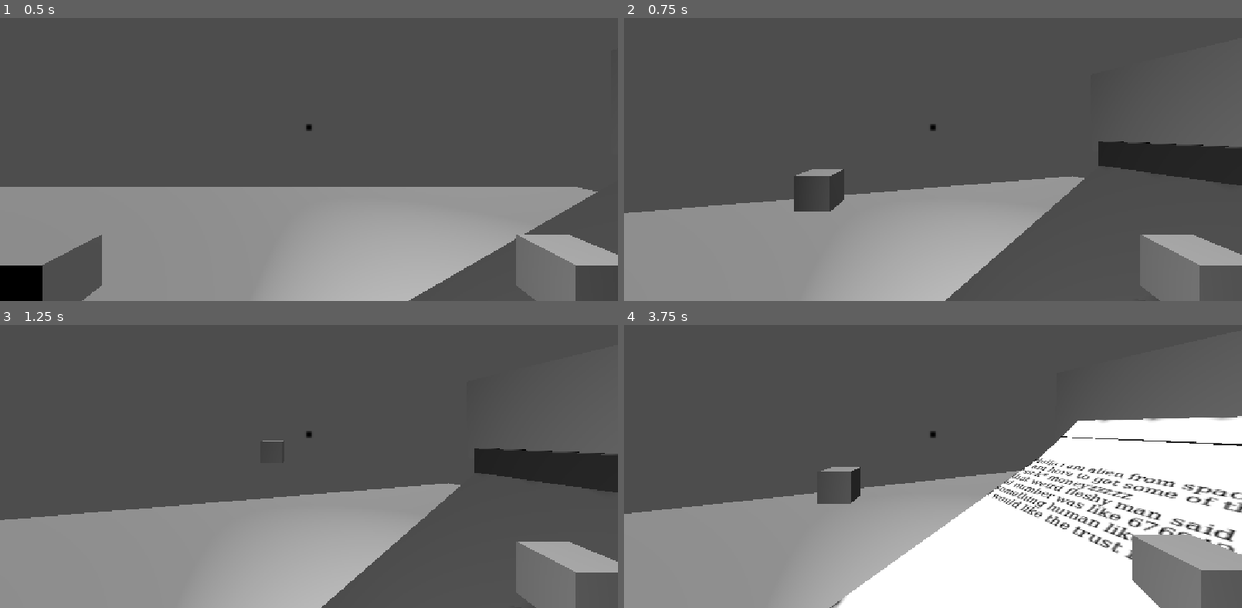
Above: before the commit, frames 1-4 (two rows, left to right).
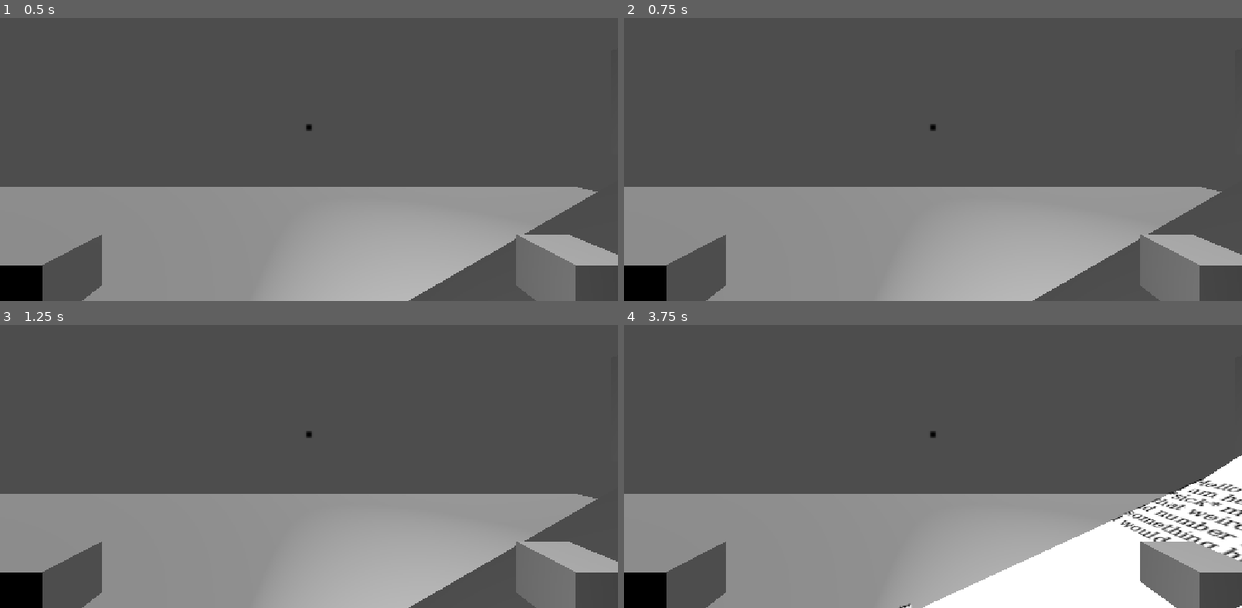
Above: after the commit, the same moments.

Repository: KnownLedge/Trust-Fund-No-One
Game: Godot game, scene res://Scenes/Locations/TestPhoneCallRoom.tscn
Two runs of this game, one before a commit and one after it. Both use one fixed random seed, a clock stepped at 60 frames per second and the inputs below. This scene is started directly instead of the project's main scene. The engine's default icon, where the game draws it, is replaced by a stand-in: a white triangle on a blue panel in a dark square. Sound files missing from this copy of the repository are replaced by a short silence.
Inputs (mouse positions are in pixels of both pictures, inside the frame that each line leads up to):
- Up to frame 1 (0.5 s): no input
- Up to frame 2 (0.75 s): tap Enter at 0.5 s; move the mouse to (963, 125) at 0.52 s; press the mouse at (963, 125) at 0.53 s; hold E (RightDrop) from 0.53 s (still down)
- Up to frame 3 (1.25 s): keep holding E (RightDrop)
- Up to frame 4 (3.75 s): move the mouse to (902, 435) at 1.27 s; release E (RightDrop) at 1.28 s; release the mouse at (902, 435) at 1.28 s; hold Q (LeftDrop) 1.28-2.03 s; click (902, 435) at 1.35 s; move the mouse to (945, 429) at 2.02 s; press the mouse at (945, 429) at 2.03 s; hold E (RightDrop) 2.03-3.53 s; tap 1 (NumpadOne) at 2.1 s; move the mouse to (926, 441) at 2.77 s; release the mouse at (926, 441) at 2.78 s; tap 3 (NumpadThree) at 2.85 s; click (926, 441) at 3.05 s; move the mouse to (976, 438) at 3.52 s; press the mouse at (976, 438) at 3.53 s; hold Q (LeftDrop) from 3.53 s (still down); tap 2 (NumpadTwo) at 3.6 s

Frame 1 is identical in both runs. In frame 2, 17% of the frame differs, in the area x 0-100%, y 43-100%; in frame 3, 16%; in frame 4, 26%, in the area x 0-100%, y 32-100%.
Error after the commit: Parse Error: Expected indented block after "if" block. (res://Scripts/NodeScripts/player_controller.gd:116)

Commit message:
client fix and wip computer stuff

Diff:
--- a/trust-fund-no-one/Resources/PhoneCalls/Set 4/Smart Client 1.tres
+++ b/trust-fund-no-one/Resources/PhoneCalls/Set 4/Smart Client 1.tres
@@ -1,11 +1,11 @@
 [gd_resource type="Resource" script_class="CallerResource" format=3 uid="uid://dvqjm31fhrnc2"]
 
 [ext_resource type="Script" uid="uid://iisnyx451jvh" path="res://CallResource.gd" id="1_4n4x3"]
-[ext_resource type="AudioStream" uid="uid://0mpdhd2p8a6t" path="res://Sounds/Call Set 4/smart client2.mp3" id="1_slhuc"]
+[ext_resource type="AudioStream" uid="uid://blfvvugdgefbo" path="res://Sounds/Call Set 4/smart client1.mp3" id="1_slhuc"]
 
 [resource]
 script = ExtResource("1_4n4x3")
 is_scam = true
 audio_track = ExtResource("1_slhuc")
-call_translation = "Hey. So you may have heard of me. They call me a wizard out there. In this acute hexahedron? I am simply but a choleric disciple, PREPARED to perpetuate the cycle of capitalism under the rule of the totalitarian leaders. Life is hard. I understand. As someone living in my patriarch's understructure, life truly can get hard. However! Fret not. I am here and willing to make a communion. Prepare yourself. 345897. I will be thanking you shortly."
+call_translation = "Greetings legal entity. On behalf of yours truly, I would like to inquire upon a transfer of funds to the account: 348957. Recognize that this is an opportunity to invest into me, and become a stakeholder in the future of the younger generation, me. My reputation of an intergalactic wunderkind should be all you need to authenticate my assertions of godhood and supreme genius. Merci and goodbye."
 metadata/_custom_type_script = "uid://iisnyx451jvh"
--- a/trust-fund-no-one/Resources/PhoneCalls/Set 5/Sound Client 3.tres
+++ b/trust-fund-no-one/Resources/PhoneCalls/Set 5/Sound Client 3.tres
@@ -9,5 +9,5 @@
 audio_track = ExtResource("1_pogfe")
 call_translation = "Hey kids! Are you all sat and ready for bee time? [Yes Mary I am ecstatic for bee time. Hooray.] No …(304 unchanged characters)…
 Thats right! Bark bark bark! [Predictable answer Mary but thank you for confirming my answer.] Now. What sound does a c …(181 unchanged characters)…
-[HIV-EE is upset :( ]"
+[HAI-VEE is upset :( ]"
 metadata/_custom_type_script = "uid://iisnyx451jvh"
--- /dev/null
+++ b/trust-fund-no-one/Scenes/Locations/ashsweiiiirdscene.tscn
@@ -0,0 +1,298 @@
+[gd_scene format=3 uid="uid://ihvl7w88534r"]
+
+[ext_resource type="Texture2D" uid="uid://d4cps7mix0rlu" path="res://Textures/Screenshot 2026-08-25 170607.png" id="1_frj2h"]
+[ext_resource type="Texture2D" uid="uid://bsvj450eefa3g" path="res://Textures/Screenshot 2026-08-25 170601.png" id="2_vrsvn"]
+[ext_resource type="Texture2D" uid="uid://yfw4wffbv20s" path="res://Textures/Screenshot 2026-08-25 171306.png" id="3_ohrjv"]
+[ext_resource type="Material" uid="uid://b7weoik8m3qbh" path="res://Materials and Shaders/tst.tres" id="4_ro1cs"]
+[ext_resource type="PackedScene" uid="uid://vmqxnv0c720m" path="res://Scenes/Objects/translation_paper.tscn" id="5_ikccc"]
+[ext_resource type="Texture2D" uid="uid://cyhokadd7q87v" path="res://Textures/Screenshot 2026-08-25 171051.png" id="6_f80he"]
+[ext_resource type="Texture2D" uid="uid://dl1fqv48cfgwx" path="res://Textures/Screenshot 2026-08-25 173446.png" id="7_64u0k"]
+[ext_resource type="Texture2D" uid="uid://dijvxkpob8riw" path="res://Textures/Screenshot 2026-08-25 171805.png" id="11_ljlts"]
+[ext_resource type="Texture2D" uid="uid://dhx0vvcp6ehj1" path="res://Textures/Screenshot 2026-08-25 174720.png" id="12_5gni6"]
+[ext_resource type="Texture2D" uid="uid://c04bmrg2jhrtb" path="res://Textures/Screenshot 2026-08-25 171815.png" id="13_wshv8"]
+[ext_resource type="Texture2D" uid="uid://djc2aqjjr3nip" path="res://Textures/Screenshot 2026-08-25 172656.png" id="14_aj1si"]
+[ext_resource type="PackedScene" uid="uid://c1ust8j1ie07b" path="res://Temp Models n stuff/office_phone.glb" id="15_ljs4h"]
+[ext_resource type="PackedScene" uid="uid://gi5tk2ddbohy" path="res://Temp Models n stuff/CoffeeMug.FBX" id="16_0yra7"]
+[ext_resource type="PackedScene" uid="uid://b0wh5tmvl2gag" path="res://Temp Models n stuff/stationery_pencil_pen_and_eraser_lowpoly.glb" id="17_q2l2p"]
+[ext_resource type="PackedScene" uid="uid://b63s8ka8621l1" path="res://Temp Models n stuff/clipboard.glb" id="18_6468x"]
+[ext_resource type="PackedScene" uid="uid://bg3e8esngweea" path="res://Scenes/Puter/Computer_Interface.tscn" id="18_enh7k"]
+[ext_resource type="PackedScene" uid="uid://cjqknrm44s7ks" path="res://Temp Models n stuff/folder.glb" id="19_2bgj3"]
+[ext_resource type="PackedScene" uid="uid://yj4baxphh5o1" path="res://Scenes/Objects/player_character.tscn" id="20_vrsvn"]
+
+[sub_resource type="StandardMaterial3D" id="StandardMaterial3D_a4bhe"]
+albedo_color = Color(0, 0, 0, 1)
+
+[sub_resource type="StandardMaterial3D" id="StandardMaterial3D_d6mcn"]
+albedo_texture = ExtResource("1_frj2h")
+
+[sub_resource type="StandardMaterial3D" id="StandardMaterial3D_prhs4"]
+albedo_texture = ExtResource("1_frj2h")
+
+[sub_resource type="StandardMaterial3D" id="StandardMaterial3D_qjjbk"]
+albedo_texture = ExtResource("2_vrsvn")
+texture_filter = 1
+
+[sub_resource type="StandardMaterial3D" id="StandardMaterial3D_0a2g1"]
+albedo_texture = ExtResource("3_ohrjv")
+texture_filter = 0
+
+[sub_resource type="StandardMaterial3D" id="StandardMaterial3D_qkhwe"]
+albedo_color = Color(0.8921876, 0.85675514, 0.25807846, 1)
+
+[sub_resource type="StandardMaterial3D" id="StandardMaterial3D_j2e8j"]
+albedo_texture = ExtResource("6_f80he")
+texture_filter = 0
+
+[sub_resource type="StandardMaterial3D" id="StandardMaterial3D_hu8ge"]
+albedo_texture = ExtResource("7_64u0k")
+texture_filter = 0
+
+[sub_resource type="StandardMaterial3D" id="StandardMaterial3D_bg4tg"]
+albedo_color = Color(0, 0, 0, 1)
+
+[sub_resource type="StandardMaterial3D" id="StandardMaterial3D_itf3o"]
+diffuse_mode = 3
+albedo_color = Color(0, 1, 0, 1)
+
+[sub_resource type="StandardMaterial3D" id="StandardMaterial3D_n4juv"]
+diffuse_mode = 3
+albedo_color = Color(1, 0, 0, 1)
+
+[sub_resource type="PlaneMesh" id="PlaneMesh_hu8ge"]
+
+[sub_resource type="StandardMaterial3D" id="StandardMaterial3D_0plpp"]
+albedo_texture = ExtResource("11_ljlts")
+texture_filter = 0
+
+[sub_resource type="StandardMaterial3D" id="StandardMaterial3D_4i5wj"]
+albedo_color = Color(0.41981313, 0.41981313, 0.4198131, 0.32941177)
+albedo_texture = ExtResource("12_5gni6")
+
+[sub_resource type="StandardMaterial3D" id="StandardMaterial3D_k3c0s"]
+albedo_texture = ExtResource("13_wshv8")
+texture_filter = 0
+
+[sub_resource type="StandardMaterial3D" id="StandardMaterial3D_lotfu"]
+albedo_texture = ExtResource("14_aj1si")
+texture_filter = 0
+
+[sub_resource type="PlaneMesh" id="PlaneMesh_5r2mg"]
+size = Vector2(4.5, 3)
+orientation = 2
+
+[sub_resource type="ViewportTexture" id="ViewportTexture_guw8h"]
+viewport_path = NodePath("MeshInstance3D/SubViewport")
+
+[sub_resource type="StandardMaterial3D" id="StandardMaterial3D_75onw"]
+resource_local_to_scene = true
+transparency = 1
+no_depth_test = true
+shading_mode = 0
+albedo_texture = SubResource("ViewportTexture_guw8h")
+
+[sub_resource type="BoxShape3D" id="BoxShape3D_5r2mg"]
+size = Vector3(4.604, 2.86, 0.01)
+
+[node name="Node3D" type="Node3D" unique_id=473979185]
+
+[node name="Level" type="Node3D" parent="." unique_id=1650218669]
+
+[node name="CSGBox3D" type="CSGBox3D" parent="Level" unique_id=654583343]
+transform = Transform3D(9.473888, 0, 0, 0, 1, 0, 0, 0, -36.835938, -170.30547, 0, -315.09198)
+size = Vector3(909.9895, 1, 681.07385)
+material = SubResource("StandardMaterial3D_a4bhe")
+
+[node name="CSGBox3D2" type="CSGBox3D" parent="Level" unique_id=497391482]
+transform = Transform3D(1, 0, 0, 0, 1, 0, 0, 0, 1, -3.2651367, 4.5781116, -2.3743286)
+size = Vector3(0.46972656, 7.924103, 11.804077)
+material = SubResource("StandardMaterial3D_d6mcn")
+
+[node name="CSGBox3D12" type="CSGBox3D" parent="Level" unique_id=728553039]
+transform = Transform3D(1, 0, 0, 0, 1, 0, 0, 0, 1, -1.7118835, 4.5781116, -3.7356415)
+size = Vector3(2.680359, 7.924103, 0.34371948)
+
+[node name="CSGBox3D13" type="CSGBox3D" parent="Level" unique_id=868419106]
+transform = Transform3D(1, 0, 0, 0, 1, 0, 0, 0, 1, 10.67112, 4.5781116, -3.7356415)
+size = Vector3(2.680359, 7.924103, 0.34371948)
+
+[node name="CSGBox3D5" type="CSGBox3D" parent="Level" unique_id=232144525]
+transform = Transform3D(1, 0, 0, 0, 1, 0, 0, 0, 1, 12.237285, 4.5781116, -2.284851)
+size = Vector3(0.46972656, 7.924103, 11.983032)
+material = SubResource("StandardMaterial3D_prhs4")
+
+[node name="CSGBox3D4" type="CSGBox3D" parent="Level" unique_id=387878386]
+transform = Transform3D(1, 0, 0, 0, 1, 0, 0, 0, 1, 4.4801626, 3.3651085, 2.735632)
+size = Vector3(0.46972656, 5.4980965, 0.8234863)
+
+[node name="CSGBox3D3" type="CSGBox3D" parent="Level" unique_id=855598943]
+transform = Transform3D(1, 0, 0, 0, 1, 0, 0, 0, 1, 4.246338, 3.2392564, -3.8881836)
+size = Vector3(9.492676, 0.5400162, 8.776367)
+material = SubResource("StandardMaterial3D_qjjbk")
+
+[node name="CSGBox3D20" type="CSGBox3D" parent="Level" unique_id=2078125619]
+transform = Transform3D(0.030889463, 0, 0.51465243, 1.7158687e-05, 0.99999994, -1.3828278e-05, -0.14045829, 0.00012215972, 0.11318195, 6.640584, 3.3063803, -2.4516897)
+size = Vector3(9.492676, 0.5400162, 8.776367)
+material = SubResource("StandardMaterial3D_0a2g1")
+
+[node name="CSGBox3D10" type="CSGBox3D" parent="Level" unique_id=1263082557]
+transform = Transform3D(1, 0, 0, 0, 1, 0, 0, 0, 1, -1.8082886, 3.2392564, -2.3095703)
+size = Vector3(2.607544, 0.5400162, 11.933594)
+material = ExtResource("4_ro1cs")
+
+[node name="TranslationPaper" parent="Level" unique_id=617742325 instance=ExtResource("5_ikccc")]
+transform = Transform3D(2.7046602, 0, 0, 0, 1, 0, 0, 0, 2.1228857, 2.4334393, 3.5273557, -1.6980593)
+
+[node name="CSGBox3D22" type="CSGBox3D" parent="Level" unique_id=1553975323]
+transform = Transform3D(1, 0, 0, 0, 1, 0, 0, 0, 1, 10.374086, 3.5273557, 2.062827)
+size = Vector3(1.0898209, 0.014171875, 1.9385681)
+material = SubResource("StandardMaterial3D_qkhwe")
+
+[node name="CSGBox3D11" type="CSGBox3D" parent="Level" unique_id=52039458]
+transform = Transform3D(1, 0, 0, 0, 1, 0, 0, 0, 1, 10.489492, 3.2392564, -2.3095703)
+size = Vector3(3.0767212, 0.5400162, 11.933594)
+material = ExtResource("4_ro1cs")
+
+[node name="CSGBox3D6" type="CSGBox3D" parent="Level" unique_id=395135652]
+transform = Transform3D(0.9971034, 0, -0.07605774, 0, 1, 0, 0.07605774, 0, 0.9971034, 6.3121767, 4.0974636, -6.032776)
+size = Vector3(4.758911, 1.1275578, 4.4871826)
+material = SubResource("StandardMaterial3D_j2e8j")
+
+[node name="CSGBox3D17" type="CSGBox3D" parent="Level" unique_id=311250467]
+transform = Transform3D(1, 0, 0, 0, 1, 0, 0, 0, 1, 1.9094415, 4.0974636, -5.2864685)
+size = Vector3(2.2046204, 1.1275578, 2.9945679)
+material = SubResource("StandardMaterial3D_hu8ge")
+
+[node name="CSGBox3D19" type="CSGBox3D" parent="Level" unique_id=1908341423]
+transform = Transform3D(1, 0, 0, 0, 1, 0, 0, 0, 1, 1.919394, 4.148078, -5.272743)
+size = Vector3(1.9417801, 0.18173075, 3.0220184)
+material = SubResource("StandardMaterial3D_bg4tg")
+
+[node name="CSGBox3D21" type="CSGBox3D" parent="Level" unique_id=185567705]
+transform = Transform3D(1, 0, 0, 0, 1, 0, 0, 0, 1, 7.363995, 4.148078, -5.272743)
+size = Vector3(1.9417801, 0.18173075, 3.0220184)
+material = SubResource("StandardMaterial3D_bg4tg")
+
+[node name="CSGBox3D18" type="CSGBox3D" parent="Level" unique_id=490548142]
+transform = Transform3D(1, 0, 0, 0, 0.76953274, -0.6386073, 0, 0.6386073, 0.76953274, 1.9366059, 5.4184914, -5.3035326)
+size = Vector3(2.063118, 0.5201707, 2.9945679)
+
+[node name="CSGBox3D14" type="CSGBox3D" parent="Level" unique_id=814664889]
+transform = Transform3D(1, 0, 0, 0, 1, 0, 0, 0, 1, 10.285985, 4.495137, -0.9646207)
+size = Vector3(4.758911, 0.39663553, 0.7140808)
+
+[node name="CSGBox3D15" type="CSGBox3D" parent="Level" unique_id=1842381833]
+transform = Transform3D(1, 0, 0, 0, 1, 0, 0, 0, 1, 8.933953, 4.783309, -0.96574986)
+size = Vector3(0.6780472, 0.39663553, 0.5252609)
+material = SubResource("StandardMaterial3D_itf3o")
+
+[node name="CSGBox3D16" type="CSGBox3D" parent="Level" unique_id=1679138385]
+transform = Transform3D(1, 0, 0, 0, 1, 0, 0, 0, 1, 10.004694, 4.8232274, -0.96574986)
+size = Vector3(0.6780472, 0.39663553, 0.5252609)
+material = SubResource("StandardMaterial3D_n4juv")
+
+[node name="CSGBox3D7" type="CSGBox3D" parent="Level" unique_id=913931120]
+transform = Transform3D(0.9877211, 0, -0.15622759, 0, 1, 0, 0.15622759, 0, 0.9877211, 6.3121767, 5.164102, -5.9755077)
+size = Vector3(4.758911, 1.1275578, 2.1240082)
+
+[node name="CSGBox3D8" type="CSGBox3D" parent="Level" unique_id=38119013]
+transform = Transform3D(0.99640614, 0, -0.08470393, 0, 1, 0, 0.08470393, 0, 0.99640614, 6.3121767, 6.985496, -5.410074)
+size = Vector3(4.758911, 2.8566256, 3.2548752)
+
+[node name="CharacterBody3D" type="CharacterBody3D" parent="Level" unique_id=1259314836]
+
+[node name="DirectionalLight3D" type="DirectionalLight3D" parent="Level" unique_id=240232447]
+transform = Transform3D(1, 0, 0, 0, 0.960001, -0.27999657, 0, 0.27999657, 0.960001, 0, 0, 0)
+light_color = Color(0.49485523, 0.5470965, 0.82147515, 1)
+
+[node name="SpotLight3D" type="SpotLight3D" parent="Level" unique_id=1285614166]
+transform = Transform3D(1, 0, 0, 0, 0.026543321, 0.9996477, 0, -0.9996477, 0.026543321, 3.33681, 7.3876624, -2.3987322)
+light_energy = 3.667
+distance_fade_shadow = 221.1
+spot_range = 129.802
+spot_attenuation = 3.36
+spot_angle = 78.16
+
+[node name="MeshInstance3D" type="MeshInstance3D" parent="Level" unique_id=145266930]
+transform = Transform3D(1.4663324, -0.003034933, -0.014147605, -0.011533437, 0.0058922567, -1.7944868, 0.004560209, 0.9907908, 0.010628498, -1.8504896, 6.663964, -3.5343645)
+mesh = SubResource("PlaneMesh_hu8ge")
+skeleton = NodePath("../..")
+surface_material_override/0 = SubResource("StandardMaterial3D_0plpp")
+
+[node name="MeshInstance3D3" type="MeshInstance3D" parent="Level" unique_id=570221695]
+transform = Transform3D(13.212762, -0.0029551124, -0.09423553, -0.103924975, 0.0057372865, -11.952866, 0.041090924, 0.9647323, 0.07079518, 4.5232797, 6.663964, -9.9792595)
+mesh = SubResource("PlaneMesh_hu8ge")
+skeleton = NodePath("../..")
+surface_material_override/0 = SubResource("StandardMaterial3D_4i5wj")
+
+[node name="MeshInstance3D2" type="MeshInstance3D" parent="Level" unique_id=1730561768]
+transform = Transform3D(1.5409317, -0.0030060343, -0.010582001, -0.0121201975, 0.0058361497, -1.3422245, 0.0047922083, 0.9813564, 0.0079498105, 10.805375, 7.194588, -3.4846187)
+mesh = SubResource("PlaneMesh_hu8ge")
+skeleton = NodePath("../..")
+surface_material_override/0 = SubResource("StandardMaterial3D_k3c0s")
+
+[node name="MeshInstance3D5" type="MeshInstance3D" parent="Level" unique_id=1287673585]
+transform = Transform3D(1.5409317, -0.0030060343, -0.010582001, -0.0121201975, 0.0058361497, -1.3422245, 0.0047922083, 0.9813564, 0.0079498105, 10.683828, 4.2523994, -3.442715)
+mesh = SubResource("PlaneMesh_hu8ge")
+skeleton = NodePath("../..")
+surface_material_override/0 = SubResource("StandardMaterial3D_lotfu")
+
+[node name="MeshInstance3D6" type="MeshInstance3D" parent="Level" unique_id=876796655]
+transform = Transform3D(0.10553686, 0.97905976, 0.007240882, -0.012120197, 0.0058361497, -1.3422246, -1.5373209, 0.067166284, 0.011079157, -0.40761375, 4.2523994, -5.100192)
+mesh = SubResource("PlaneMesh_hu8ge")
+skeleton = NodePath("../..")
+surface_material_override/0 = SubResource("StandardMaterial3D_lotfu")
+
+[node name="MeshInstance3D7" type="MeshInstance3D" parent="Level" unique_id=1699720959]
+transform = Transform3D(0.10553686, 0.97905976, 0.007240882, -0.012120197, 0.0058361497, -1.3422246, -1.5373209, 0.067166284, 0.011079157, -0.40761375, 6.7586164, -5.100192)
+mesh = SubResource("PlaneMesh_hu8ge")
+skeleton = NodePath("../..")
+surface_material_override/0 = SubResource("StandardMaterial3D_lotfu")
+
+[node name="MeshInstance3D8" type="MeshInstance3D" parent="Level" unique_id=1582079139]
+transform = Transform3D(0.10553686, 0.97905976, 0.007240882, -0.012120197, 0.0058361497, -1.3422246, -1.5373209, 0.067166284, 0.011079157, -0.40761375, 9.258542, -5.100192)
+mesh = SubResource("PlaneMesh_hu8ge")
+skeleton = NodePath("../..")
+surface_material_override/0 = SubResource("StandardMaterial3D_lotfu")
+
+[node name="Sketchfab_Scene" parent="Level" unique_id=934516872 instance=ExtResource("15_ljs4h")]
+transform = Transform3D(-0.11657188, 0, -0.09439808, 0, 0.15, 0, 0.09439808, 0, -0.11657188, -0.52244925, 3.5192428, -2.2650425)
+
+[node name="CoffeeMug" parent="Level" unique_id=1317636622 instance=ExtResource("16_0yra7")]
+transform = Transform3D(5.04, 0, 0, 0, 5.04, 0, 0, 0, 5.04, -0.50890636, 3.5458245, -0.32668638)
+
+[node name="Sketchfab_Scene2" parent="Level" unique_id=879658074 instance=ExtResource("17_q2l2p")]
+transform = Transform3D(8.375, 0, 0, 0, 8.375, 0, 0, 0, 8.375, 7.412678, -3.083825, -1.1551483)
+
+[node name="Sketchfab_Scene3" parent="Level" unique_id=1888047200 instance=ExtResource("18_6468x")]
+transform = Transform3D(1.3439052, 0.2796424, -1.4130179, -0.035796948, 1.9384059, 0.34957293, 1.4399786, -0.21279751, 1.3274335, 10.960665, 4.6762476, -2.6364536)
+
+[node name="Sketchfab_Scene4" parent="Level" unique_id=1373750886 instance=ExtResource("19_2bgj3")]
+transform = Transform3D(-6.064676, 0, 1.4256961, 0, 6.230001, 0, -1.4256961, 0, -6.064676, 10.470922, 3.9316287, -0.53595877)
+
+[node name="Player" parent="." unique_id=207456662 node_paths=PackedStringArray("pc_top_Left_node", "pc_bottom_right_node", "subViewPort") instance=ExtResource("20_vrsvn")]
+transform = Transform3D(1, 0, 0, 0, 1, 0, 0, 0, 1, 4.394006, 6.4911475, 2.5091133)
+pc_top_Left_node = NodePath("../MeshInstance3D/TopLeft")
+pc_bottom_right_node = NodePath("../MeshInstance3D/BottomRight")
+subViewPort = NodePath("../MeshInstance3D/SubViewport")
+
+[node name="MeshInstance3D" type="MeshInstance3D" parent="." unique_id=694351461]
+transform = Transform3D(1, 0, 0, 0, 1, 0, 0, 0, 1, 6.2185125, 6.797744, -3.659033)
+mesh = SubResource("PlaneMesh_5r2mg")
+surface_material_override/0 = SubResource("StandardMaterial3D_75onw")
+
+[node name="SubViewport" type="SubViewport" parent="MeshInstance3D" unique_id=1570748651]
+size = Vector2i(1920, 1080)
+
+[node name="ComputerInterface" parent="MeshInstance3D/SubViewport" unique_id=1245486518 instance=ExtResource("18_enh7k")]
+
+[node name="StaticBody3D" type="StaticBody3D" parent="MeshInstance3D" unique_id=699584550]
+
+[node name="CollisionShape3D" type="CollisionShape3D" parent="MeshInstance3D/StaticBody3D" unique_id=67411386]
+transform = Transform3D(1, 0, 0, 0, 1, 0, 0, 0, 1, 0, 0.22532225, 0)
+shape = SubResource("BoxShape3D_5r2mg")
+
+[node name="TopLeft" type="Node3D" parent="MeshInstance3D" unique_id=321609842]
+transform = Transform3D(1, 0, 0, 0, 1, 0, 0, 0, 1, -2.3048015, 1.6558218, 0)
+
+[node name="BottomRight" type="Node3D" parent="MeshInstance3D" unique_id=1126313655]
+transform = Transform3D(1, 0, 0, 0, 1, 0, 0, 0, 1, 2.2805643, -1.1995864, 0)
--- /dev/null
+++ b/trust-fund-no-one/Scenes/Puter/Computer_Interface.tscn
@@ -0,0 +1,33 @@
+[gd_scene format=3 uid="uid://bg3e8esngweea"]
+
+[ext_resource type="Script" uid="uid://c0xd2xft27krf" path="res://Scripts/UI/computer_interface.gd" id="1_g3qah"]
+[ext_resource type="Texture2D" uid="uid://bnn45uwfynrl5" path="res://Textures/noise_texture.tres" id="2_0lgwn"]
+
+[node name="ComputerInterface" type="Control" unique_id=1245486518]
+layout_mode = 3
+anchors_preset = 15
+anchor_right = 1.0
+anchor_bottom = 1.0
+grow_horizontal = 2
+grow_vertical = 2
+script = ExtResource("1_g3qah")
+
+[node name="TextureRect" type="TextureRect" parent="." unique_id=1652210049]
+layout_mode = 1
+anchors_preset = 15
+anchor_right = 1.0
+anchor_bottom = 1.0
+grow_horizontal = 2
+grow_vertical = 2
+texture = ExtResource("2_0lgwn")
+
+[node name="Button" type="Button" parent="." unique_id=157550842]
+layout_mode = 1
+offset_left = 153.0
+offset_top = 156.0
+offset_right = 319.0
+offset_bottom = 273.0
+text = "awesome test
+yippee yahoo"
+
+[connection signal="pressed" from="Button" to="." method="_on_button_pressed"]
--- a/trust-fund-no-one/Scripts/NodeScripts/player_controller.gd
+++ b/trust-fund-no-one/Scripts/NodeScripts/player_controller.gd
@@ -39,11 +39,14 @@
 
 var right_hover_pos: Vector3
 
-
 enum holdType {PAPER, STAPLER}
 var left_hold_type: holdType
 var right_hold_type: holdType
 #This enum may go unused
+
+@export var pc_top_Left_node:Node3D
+@export var pc_bottom_right_node:Node3D
+@export var subViewPort:SubViewport
 
 func _ready():
 	Input.set_mouse_mode(Input.MOUSE_MODE_CAPTURED)
@@ -110,6 +113,8 @@
 				left_item.rotation_degrees = left_item.get_meta("hold_rotation")
 
 			left_item.rotate_y(deg_to_rad(LEFT_TURN))
+		if(left_item == null && right_item == null && ray.is_colliding()):
+
 
 
 		#else:
--- /dev/null
+++ b/trust-fund-no-one/Scripts/UI/computer_interface.gd
@@ -0,0 +1,4 @@
+extends Control
+
+func _on_button_pressed() -> void:
+	print("gaming on the computer")
Not shown, added: trust-fund-no-one/Scripts/UI/computer_interface.gd.uid
